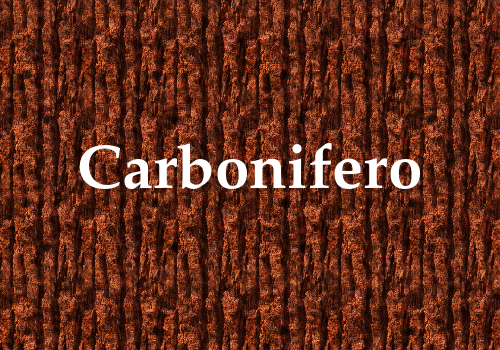
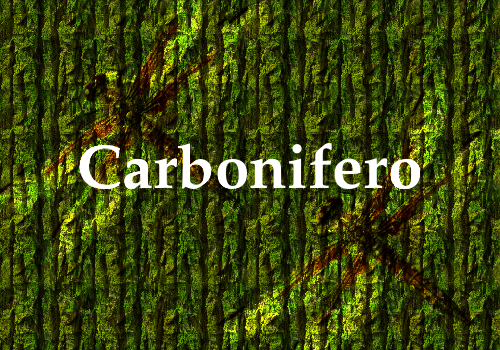
Revision of a layered w=500, h=350 image; what changed, layer by layer:
added layer "Camada inseto2" (overlay) above "Camada inseto" over bbox(0, 0, 271, 259)
added layer "Camada inseto" (overlay) above "Carbonifero" over bbox(221, 81, 500, 350)
painted on "Camada-1" over bbox(0, 0, 500, 350)
